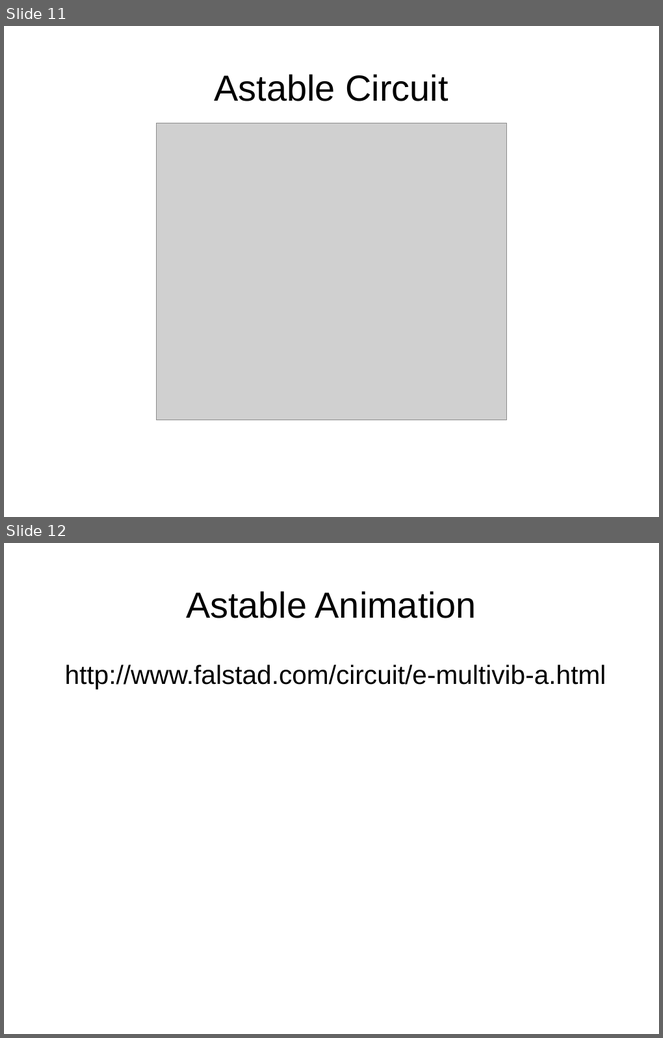
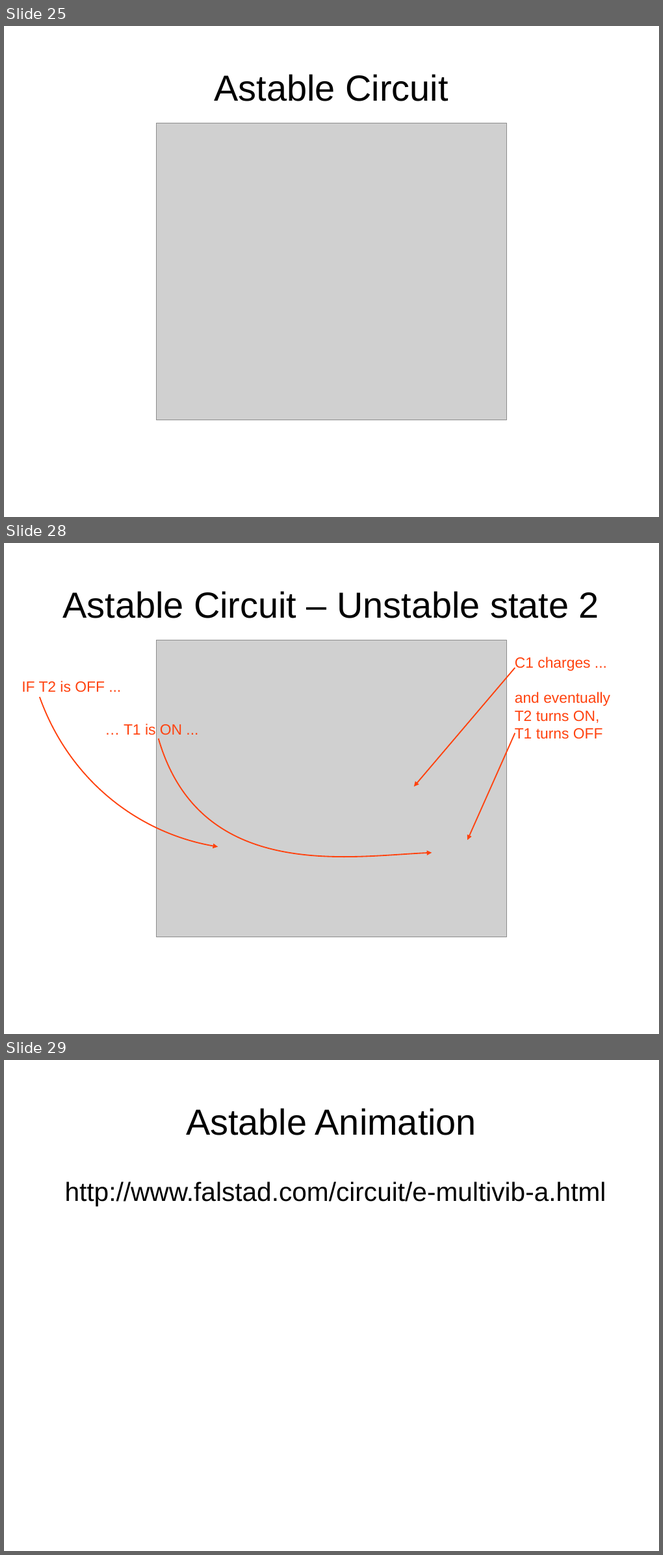
Before and after one commit to swarren/presentations, a slide deck: lcs-multivibrators/lcs-multivibrators.odp. Shown one above the other, each under a label of ours: slides 11 and 12 before the commit, slides 25, 28 and 29 after it; the slides between them are not shown. The pictures are 663x1038 and 663x1555 pixels, drawn with LibreOffice and Linux fonts; fonts in the diff are those of the drawing; grey boxes stand for pictures; background and template pictures are left out. Boxes give left, top, right and bottom in pixels: in the first picture for what was removed or moved away, otherwise in the second. Text is boxed around its words. In the diff, an @@ line names an element or a change of style, - is before the commit and + after.

Commit message:
multivibrators presentation: flesh almost everything out
Might consider interspersing circuit building with explanation.

```diff
--- a/lcs-multivibrators/lcs-multivibrators.odp
+++ b/lcs-multivibrators/lcs-multivibrators.odp
@@ slide 28 added at (4,543,659,1034), background #FFFFFF @@
@@ title added at (62,591,599,618), 44 pt, text #000000 @@
+Astable Circuit – Unstable state 2
@@ picture added at (156,640,507,937) @@
@@ text added at (515,657,610,739), 18 pt, text #FF420E @@
+C1 charges ...
+and eventually
+T2 turns ON,
+T1 turns OFF
@@ arrow added from (516, 668) to (414, 787), #FF420E 1.45 pt @@
@@ text added at (22,681,105,693), 18 pt, text #FF420E @@
+IF T2 is OFF ...
@@ freeform shape added at (40,697,218,847), outline #FF420E 1.45 pt @@
@@ text added at (124,724,182,735), 18 pt, text #FF420E @@
+… T1 is ON ...
@@ arrow added from (516, 733) to (467, 840), #FF420E 1.45 pt @@
@@ freeform shape added at (159,739,432,856), outline #FF420E 1.45 pt @@
@@ what was slide 11 is now slide 25 @@
@@ what was slide 12 is now slide 29 @@
```
Also in this commit, not shown: 9 slides changed, 27 other slides added, 11 slides removed, 3 other files.
